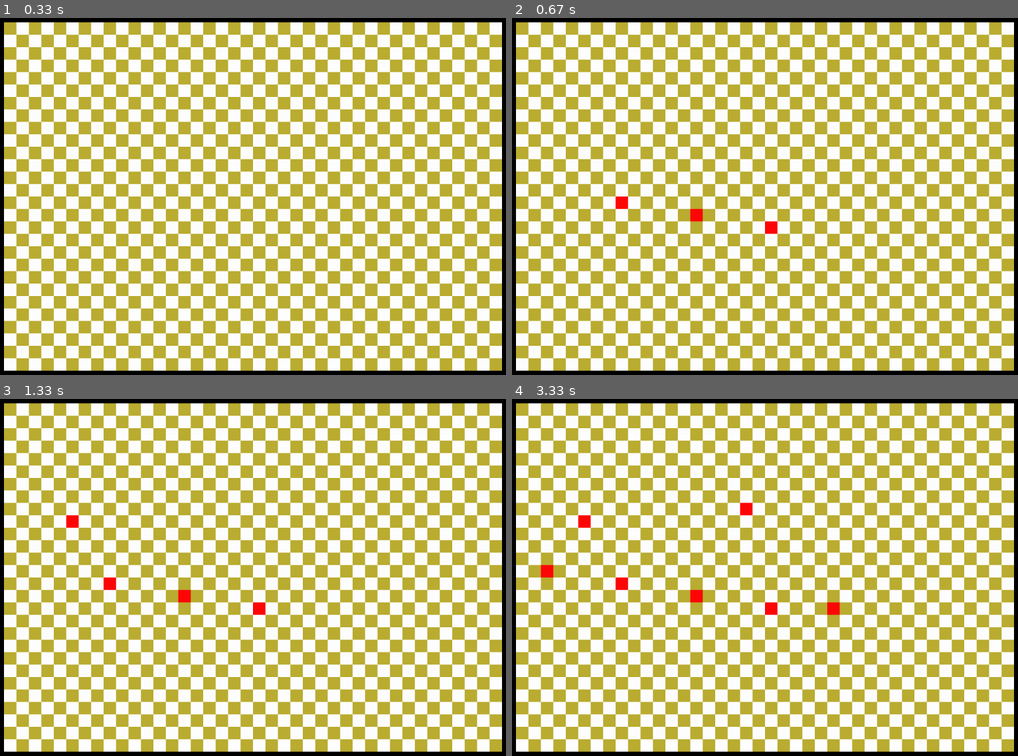
Above: before the commit, frames 1-4 (two rows, left to right).
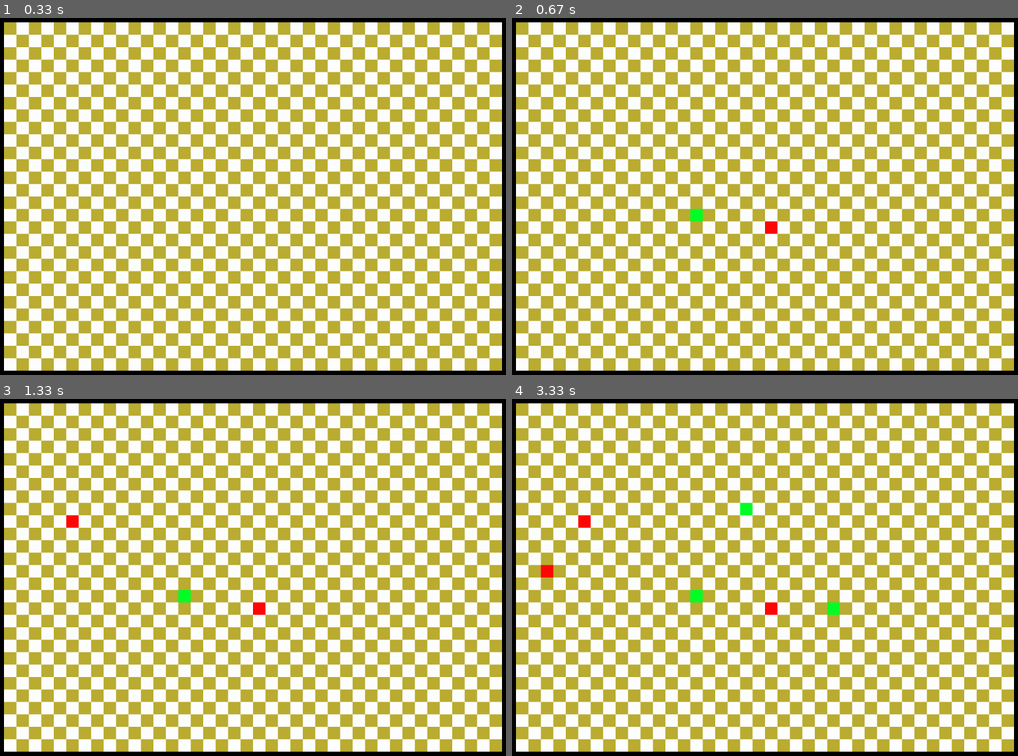
Above: after the commit, the same moments.

Repository: codeborg00/4LinePygame
Game: pygame game, started from main.py
Same seed, same stepped clock (60 frames per second), same inputs: the game is played once before the commit and once after it.
Inputs (mouse positions are in pixels of both pictures, inside the frame that each line leads up to):
- Up to frame 1 (0.33 s): no input
- Up to frame 2 (0.67 s): press the mouse at (770, 221) at 0.37 s; move the mouse to (694, 210) at 0.47 s; release the mouse at (623, 200) at 0.6 s
- Up to frame 3 (1.33 s): click (65, 516) at 0.83 s; move the mouse to (323, 613) at 1.13 s
- Up to frame 4 (3.33 s): click (835, 613) at 1.42 s; move the mouse to (552, 566) at 1.83 s; click (552, 566) at 2.18 s; move the mouse to (744, 509) at 2.67 s; click (744, 509) at 3.07 s

Frame 1 is identical in both runs. In frame 2, 0.2% of the frame differs, in the area x 20-38%, y 50-58%; in frame 3, 0.2%; in frame 4, 0.4%, in the area x 20-65%, y 28-61%.

Commit message:
Interfaced placing placeholders with the 2dimensional board array. Implemented 2 players system where the colour of the placeholder is determined the player placing it. Implemented board detections where placeholders can only be placed if the user clicks within the board.

Diff:
--- a/classes.py
+++ b/classes.py
@@ -1,5 +1,3 @@
 class Piece:
     def __init__(self, team):
         self.team = team
-
-print("Hello World")
--- a/main.py
+++ b/main.py
@@ -1,6 +1,6 @@
 import pygame
 import os
-import classes
+from classes import Piece
 import math
 
 pygame.init()
@@ -12,13 +12,57 @@
 FPS = 1
 WHITE_SQUARE = pygame.image.load(os.path.join('Assets', 'white_square.png'))
 BLACK_SQUARE = pygame.image.load(os.path.join('Assets', 'black_square.png'))
-PLACEHOLDER = pygame.image.load(os.path.join('Assets', 'placeholder.png'))
+PLACEHOLDER0 = pygame.image.load(os.path.join('Assets', 'placeholder.png'))
+PLACEHOLDER1 = pygame.image.load(os.path.join('Assets', 'placeholder2.png'))
+
+
+# Defining the 2d array which will represent the board
+
+board = [[0, 0, 0, 0, 0, 0, 0, 0, 0, 0, 0, 0, 0, 0, 0, 0, 0, 0, 0, 0, 0, 0, 0, 0, 0, 0, 0, 0,],
+        [0, 0, 0, 0, 0, 0, 0, 0, 0, 0, 0, 0, 0, 0, 0, 0, 0, 0, 0, 0, 0, 0, 0, 0, 0, 0, 0, 0,],
+        [0, 0, 0, 0, 0, 0, 0, 0, 0, 0, 0, 0, 0, 0, 0, 0, 0, 0, 0, 0, 0, 0, 0, 0, 0, 0, 0, 0,],
+        [0, 0, 0, 0, 0, 0, 0, 0, 0, 0, 0, 0, 0, 0, 0, 0, 0, 0, 0, 0, 0, 0, 0, 0, 0, 0, 0, 0,],
+        [0, 0, 0, 0, 0, 0, 0, 0, 0, 0, 0, 0, 0, 0, 0, 0, 0, 0, 0, 0, 0, 0, 0, 0, 0, 0, 0, 0,],
+        [0, 0, 0, 0, 0, 0, 0, 0, 0, 0, 0, 0, 0, 0, 0, 0, 0, 0, 0, 0, 0, 0, 0, 0, 0, 0, 0, 0,],
+        [0, 0, 0, 0, 0, 0, 0, 0, 0, 0, 0, 0, 0, 0, 0, 0, 0, 0, 0, 0, 0, 0, 0, 0, 0, 0, 0, 0,],
+        [0, 0, 0, 0, 0, 0, 0, 0, 0, 0, 0, 0, 0, 0, 0, 0, 0, 0, 0, 0, 0, 0, 0, 0, 0, 0, 0, 0,],
+        [0, 0, 0, 0, 0, 0, 0, 0, 0, 0, 0, 0, 0, 0, 0, 0, 0, 0, 0, 0, 0, 0, 0, 0, 0, 0, 0, 0,],
+        [0, 0, 0, 0, 0, 0, 0, 0, 0, 0, 0, 0, 0, 0, 0, 0, 0, 0, 0, 0, 0, 0, 0, 0, 0, 0, 0, 0,],
+        [0, 0, 0, 0, 0, 0, 0, 0, 0, 0, 0, 0, 0, 0, 0, 0, 0, 0, 0, 0, 0, 0, 0, 0, 0, 0, 0, 0,],
+        [0, 0, 0, 0, 0, 0, 0, 0, 0, 0, 0, 0, 0, 0, 0, 0, 0, 0, 0, 0, 0, 0, 0, 0, 0, 0, 0, 0,],
+        [0, 0, 0, 0, 0, 0, 0, 0, 0, 0, 0, 0, 0, 0, 0, 0, 0, 0, 0, 0, 0, 0, 0, 0, 0, 0, 0, 0,],
+        [0, 0, 0, 0, 0, 0, 0, 0, 0, 0, 0, 0, 0, 0, 0, 0, 0, 0, 0, 0, 0, 0, 0, 0, 0, 0, 0, 0,],
+        [0, 0, 0, 0, 0, 0, 0, 0, 0, 0, 0, 0, 0, 0, 0, 0, 0, 0, 0, 0, 0, 0, 0, 0, 0, 0, 0, 0,],
+        [0, 0, 0, 0, 0, 0, 0, 0, 0, 0, 0, 0, 0, 0, 0, 0, 0, 0, 0, 0, 0, 0, 0, 0, 0, 0, 0, 0,],
+        [0, 0, 0, 0, 0, 0, 0, 0, 0, 0, 0, 0, 0, 0, 0, 0, 0, 0, 0, 0, 0, 0, 0, 0, 0, 0, 0, 0,],
+        [0, 0, 0, 0, 0, 0, 0, 0, 0, 0, 0, 0, 0, 0, 0, 0, 0, 0, 0, 0, 0, 0, 0, 0, 0, 0, 0, 0,],
+        [0, 0, 0, 0, 0, 0, 0, 0, 0, 0, 0, 0, 0, 0, 0, 0, 0, 0, 0, 0, 0, 0, 0, 0, 0, 0, 0, 0,],
+        [0, 0, 0, 0, 0, 0, 0, 0, 0, 0, 0, 0, 0, 0, 0, 0, 0, 0, 0, 0, 0, 0, 0, 0, 0, 0, 0, 0,],
+        [0, 0, 0, 0, 0, 0, 0, 0, 0, 0, 0, 0, 0, 0, 0, 0, 0, 0, 0, 0, 0, 0, 0, 0, 0, 0, 0, 0,],
+        [0, 0, 0, 0, 0, 0, 0, 0, 0, 0, 0, 0, 0, 0, 0, 0, 0, 0, 0, 0, 0, 0, 0, 0, 0, 0, 0, 0,],
+        [0, 0, 0, 0, 0, 0, 0, 0, 0, 0, 0, 0, 0, 0, 0, 0, 0, 0, 0, 0, 0, 0, 0, 0, 0, 0, 0, 0,],
+        [0, 0, 0, 0, 0, 0, 0, 0, 0, 0, 0, 0, 0, 0, 0, 0, 0, 0, 0, 0, 0, 0, 0, 0, 0, 0, 0, 0,],
+        [0, 0, 0, 0, 0, 0, 0, 0, 0, 0, 0, 0, 0, 0, 0, 0, 0, 0, 0, 0, 0, 0, 0, 0, 0, 0, 0, 0,],
+        [0, 0, 0, 0, 0, 0, 0, 0, 0, 0, 0, 0, 0, 0, 0, 0, 0, 0, 0, 0, 0, 0, 0, 0, 0, 0, 0, 0,],
+        [0, 0, 0, 0, 0, 0, 0, 0, 0, 0, 0, 0, 0, 0, 0, 0, 0, 0, 0, 0, 0, 0, 0, 0, 0, 0, 0, 0,],
+        [0, 0, 0, 0, 0, 0, 0, 0, 0, 0, 0, 0, 0, 0, 0, 0, 0, 0, 0, 0, 0, 0, 0, 0, 0, 0, 0, 0,],
+        [0, 0, 0, 0, 0, 0, 0, 0, 0, 0, 0, 0, 0, 0, 0, 0, 0, 0, 0, 0, 0, 0, 0, 0, 0, 0, 0, 0,],
+        [0, 0, 0, 0, 0, 0, 0, 0, 0, 0, 0, 0, 0, 0, 0, 0, 0, 0, 0, 0, 0, 0, 0, 0, 0, 0, 0, 0,],
+        [0, 0, 0, 0, 0, 0, 0, 0, 0, 0, 0, 0, 0, 0, 0, 0, 0, 0, 0, 0, 0, 0, 0, 0, 0, 0, 0, 0,],
+        [0, 0, 0, 0, 0, 0, 0, 0, 0, 0, 0, 0, 0, 0, 0, 0, 0, 0, 0, 0, 0, 0, 0, 0, 0, 0, 0, 0,],
+        [0, 0, 0, 0, 0, 0, 0, 0, 0, 0, 0, 0, 0, 0, 0, 0, 0, 0, 0, 0, 0, 0, 0, 0, 0, 0, 0, 0,],
+        [0, 0, 0, 0, 0, 0, 0, 0, 0, 0, 0, 0, 0, 0, 0, 0, 0, 0, 0, 0, 0, 0, 0, 0, 0, 0, 0, 0,],
+        [0, 0, 0, 0, 0, 0, 0, 0, 0, 0, 0, 0, 0, 0, 0, 0, 0, 0, 0, 0, 0, 0, 0, 0, 0, 0, 0, 0,],
+        [0, 0, 0, 0, 0, 0, 0, 0, 0, 0, 0, 0, 0, 0, 0, 0, 0, 0, 0, 0, 0, 0, 0, 0, 0, 0, 0, 0,],
+        [0, 0, 0, 0, 0, 0, 0, 0, 0, 0, 0, 0, 0, 0, 0, 0, 0, 0, 0, 0, 0, 0, 0, 0, 0, 0, 0, 0,],
+        [0, 0, 0, 0, 0, 0, 0, 0, 0, 0, 0, 0, 0, 0, 0, 0, 0, 0, 0, 0, 0, 0, 0, 0, 0, 0, 0, 0,],
+        [0, 0, 0, 0, 0, 0, 0, 0, 0, 0, 0, 0, 0, 0, 0, 0, 0, 0, 0, 0, 0, 0, 0, 0, 0, 0, 0, 0,],
+        [0, 0, 0, 0, 0, 0, 0, 0, 0, 0, 0, 0, 0, 0, 0, 0, 0, 0, 0, 0, 0, 0, 0, 0, 0, 0, 0, 0,],
+]
+
 
 
 def draw_board():
-
-    # Defining the 2d array which will represent the board
-    board = [[]*28]*40
 
     # Drawing the board to the screen
     position = column, row = 100, 50
@@ -44,7 +88,8 @@
 
 
 #Simulates placing a piece. Not added to board 2d array yet!
-def place_piece():
+def place_piece(player):
+    print(f'Current player is {player}')
     bool = pygame.mouse.get_pressed()
     if bool[0]:
         board_column = math.floor((pygame.mouse.get_pos()[0] - 100) / 25)
@@ -53,8 +98,31 @@
         column = math.floor((pygame.mouse.get_pos()[0] - 100) / 25) * 25 + 100
         row = math.floor((pygame.mouse.get_pos()[1] - 50) / 25) * 25 + 50
 
-        SCREEN.blit(PLACEHOLDER, (column, row))
-        pygame.display.update()
+
+        #Checks if the coordinates are in the available range and if a piece has net yet been placed in that location, places a piece
+        if board_column >= 0 and board_row >= 0:
+            if board_column < 40 and board_row < 28:
+                if board[board_column][board_row] == 0:
+
+                    # Places the square and switches the current player
+                    if player == 0:
+                        SCREEN.blit(PLACEHOLDER0, (column, row))
+                        board[board_column][board_row] = Piece(player)
+                        pygame.display.update()
+                        new_player = 1
+                        print(f'New player is {new_player}')
+                        return new_player
+                    else:
+                        SCREEN.blit(PLACEHOLDER1, (column, row))
+                        board[board_column][board_row] = Piece(player)
+                        pygame.display.update()
+                        new_player = 0
+                        print(f'New player is {new_player}')
+                        return new_player
+
+    # If button not pressed or invalid piece placement, player remains the same.
+    return player
+
 
 
 
@@ -65,12 +133,12 @@
 def main():
     clock = pygame.time.Clock()
     run = True
-
+    player = 0
     draw_board()
 
     while run:
-        clock.tick(100)
-        place_piece()
+        clock.tick(10)
+        player = place_piece(player)
         for event in pygame.event.get():
             if event.type == pygame.QUIT:
                 run = False
Binary file added: Assets/placeholder2.png
